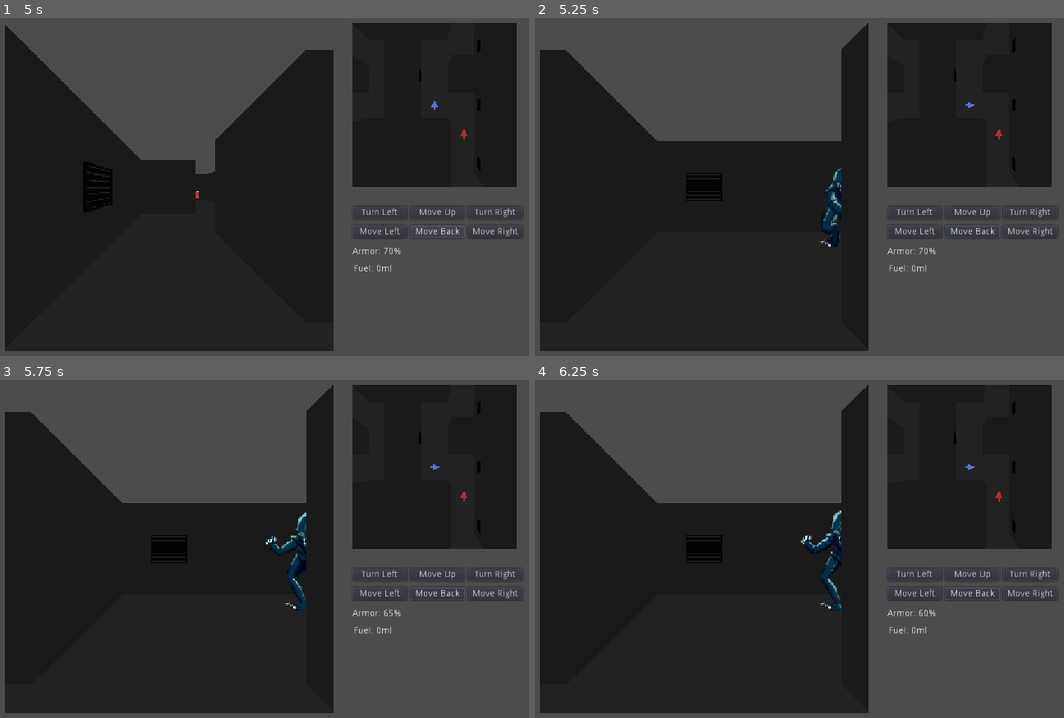
Above: before the commit, frames 1-4 (two rows, left to right).
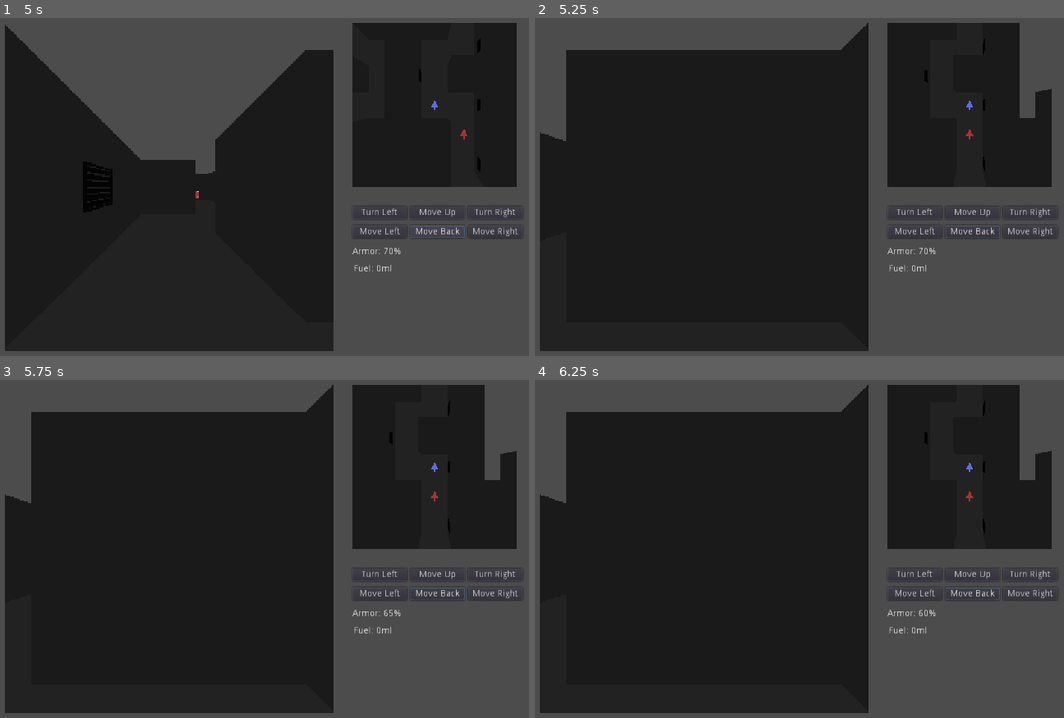
Above: after the commit, the same moments.

Repository: archaeopteryx4216/dungeon-crawler-jam-2021
Game: Godot game, scene res://main.tscn
Two runs of this game, one before a commit and one after it. Both use one fixed random seed, a clock stepped at 60 frames per second and the inputs below.
Inputs (mouse positions are in pixels of both pictures, inside the frame that each line leads up to):
- Up to frame 1 (5 s): click "Turn Left" at 0.5 s; click "Move Right" at 1.25 s; click "Move Up" at 2 s; click "Turn Right" at 2.75 s; click "Move Left" at 3.5 s; click "Move Back" at 4.25 s
- Up to frame 2 (5.25 s): move the mouse to (995, 176) at 5.02 s; hold E (move_right, bound only after the commit) from 5.03 s (still down)
- Up to frame 3 (5.75 s): keep holding E (move_right, bound only after the commit)
- Up to frame 4 (6.25 s): move the mouse to (720, 576) at 5.77 s; release E (move_right, bound only after the commit) at 5.78 s; hold Down (move_down) from 5.78 s (still down)

Frame 1 is identical in both runs. In frame 2, 15% of the frame differs, in the area x 0-98%, y 1-68%; in frame 3, 15%, in the area x 0-98%, y 1-69%; in frame 4, 15%.

Commit message:
improved controls

Diff:
--- a/project.godot
+++ b/project.godot
@@ -63,26 +63,26 @@
 }
 move_left={
 "deadzone": 0.5,
+"events": [ Object(InputEventKey,"resource_local_to_scene":false,"resource_name":"","device":0,"alt":false,"shift":false,"control":false,"meta":false,"command":false,"pressed":false,"scancode":81,"unicode":0,"echo":false,"script":null)
+, Object(InputEventKey,"resource_local_to_scene":false,"resource_name":"","device":0,"alt":false,"shift":false,"control":false,"meta":false,"command":false,"pressed":false,"scancode":16777229,"unicode":0,"echo":false,"script":null)
+ ]
+}
+move_right={
+"deadzone": 0.5,
+"events": [ Object(InputEventKey,"resource_local_to_scene":false,"resource_name":"","device":0,"alt":false,"shift":false,"control":false,"meta":false,"command":false,"pressed":false,"scancode":69,"unicode":0,"echo":false,"script":null)
+, Object(InputEventKey,"resource_local_to_scene":false,"resource_name":"","device":0,"alt":false,"shift":false,"control":false,"meta":false,"command":false,"pressed":false,"scancode":16777235,"unicode":0,"echo":false,"script":null)
+ ]
+}
+turn_left={
+"deadzone": 0.5,
 "events": [ Object(InputEventKey,"resource_local_to_scene":false,"resource_name":"","device":0,"alt":false,"shift":false,"control":false,"meta":false,"command":false,"pressed":false,"scancode":65,"unicode":0,"echo":false,"script":null)
 , Object(InputEventKey,"resource_local_to_scene":false,"resource_name":"","device":0,"alt":false,"shift":false,"control":false,"meta":false,"command":false,"pressed":false,"scancode":16777231,"unicode":0,"echo":false,"script":null)
  ]
 }
-move_right={
-"deadzone": 0.5,
-"events": [ Object(InputEventKey,"resource_local_to_scene":false,"resource_name":"","device":0,"alt":false,"shift":false,"control":false,"meta":false,"command":false,"pressed":false,"scancode":16777233,"unicode":0,"echo":false,"script":null)
-, Object(InputEventKey,"resource_local_to_scene":false,"resource_name":"","device":0,"alt":false,"shift":false,"control":false,"meta":false,"command":false,"pressed":false,"scancode":68,"unicode":0,"echo":false,"script":null)
- ]
-}
-turn_left={
-"deadzone": 0.5,
-"events": [ Object(InputEventKey,"resource_local_to_scene":false,"resource_name":"","device":0,"alt":false,"shift":false,"control":false,"meta":false,"command":false,"pressed":false,"scancode":81,"unicode":0,"echo":false,"script":null)
-, Object(InputEventKey,"resource_local_to_scene":false,"resource_name":"","device":0,"alt":false,"shift":false,"control":false,"meta":false,"command":false,"pressed":false,"scancode":16777229,"unicode":0,"echo":false,"script":null)
- ]
-}
 turn_right={
 "deadzone": 0.5,
-"events": [ Object(InputEventKey,"resource_local_to_scene":false,"resource_name":"","device":0,"alt":false,"shift":false,"control":false,"meta":false,"command":false,"pressed":false,"scancode":69,"unicode":0,"echo":false,"script":null)
-, Object(InputEventKey,"resource_local_to_scene":false,"resource_name":"","device":0,"alt":false,"shift":false,"control":false,"meta":false,"command":false,"pressed":false,"scancode":16777235,"unicode":0,"echo":false,"script":null)
+"events": [ Object(InputEventKey,"resource_local_to_scene":false,"resource_name":"","device":0,"alt":false,"shift":false,"control":false,"meta":false,"command":false,"pressed":false,"scancode":68,"unicode":0,"echo":false,"script":null)
+, Object(InputEventKey,"resource_local_to_scene":false,"resource_name":"","device":0,"alt":false,"shift":false,"control":false,"meta":false,"command":false,"pressed":false,"scancode":16777233,"unicode":0,"echo":false,"script":null)
  ]
 }
 fire={
